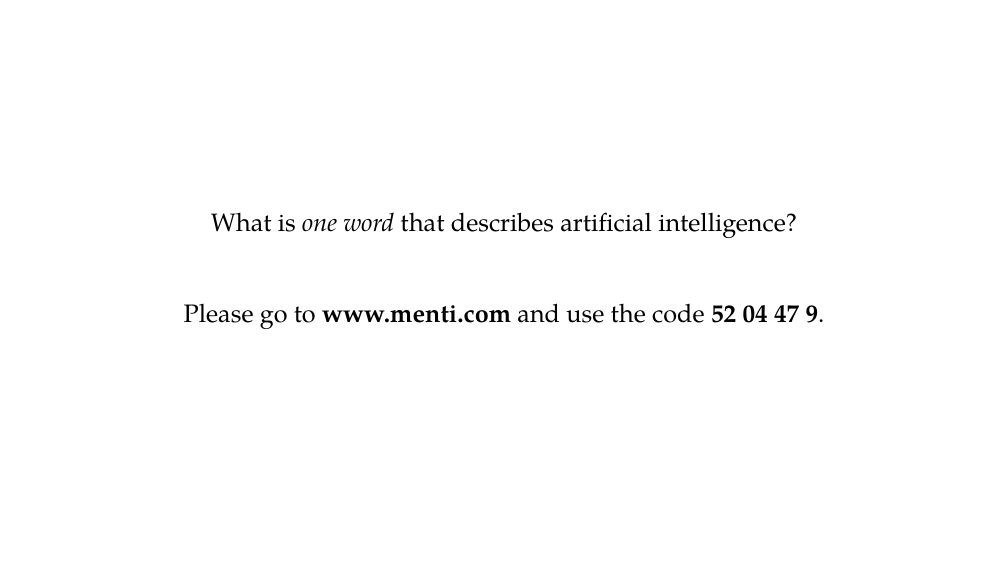
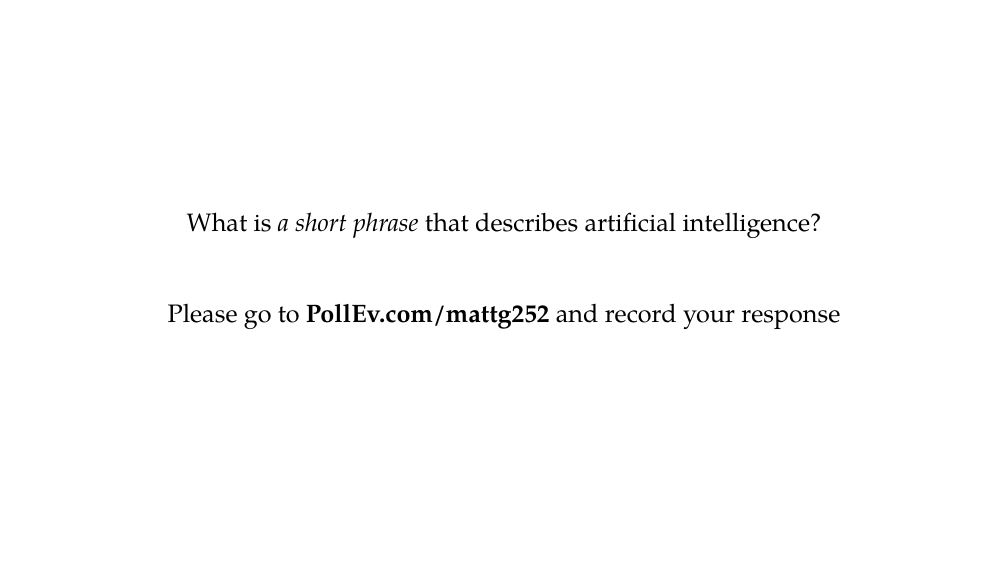
Before and after one commit to PracticumAI-Test/what_is_ai, a slide deck: slide 4 of ai_getting_started.pptx. Drawn at 1008x567 pixels with LibreOffice and Linux fonts; fonts in the diff are those of the drawing. Boxes give left, top, right and bottom in pixels: in the first picture for what was removed or moved away, otherwise in the second. Text is boxed around its words. In the diff, an @@ line names an element or a change of style, - is before the commit and + after.

Commit message:
Updated polling slide with new link.

```diff
--- a/ai_getting_started.pptx
+++ b/ai_getting_started.pptx
@@ text at (x1=168, y1=212, x2=840, y2=329): text changed @@
-What is one word that describes artificial intelligence?
-Please go to www.menti.com and use the code 52 04 47 9.
+What is a short phrase that describes artificial intelligence?
+Please go to PollEv.com/mattg252 and record your response
```
